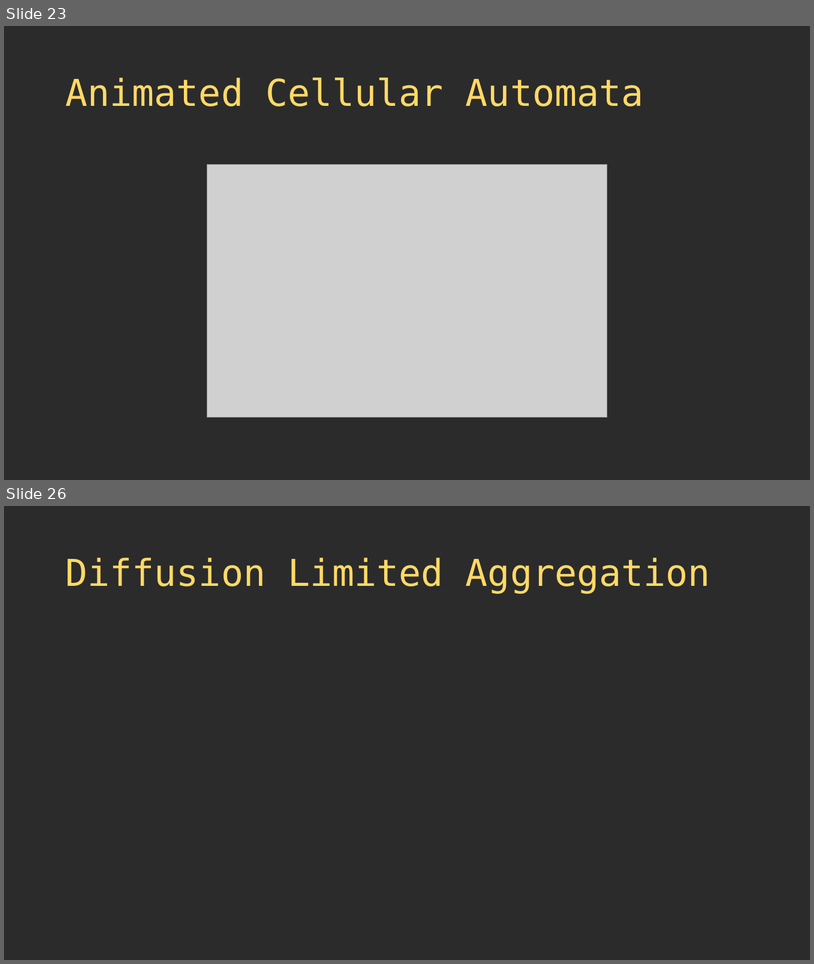
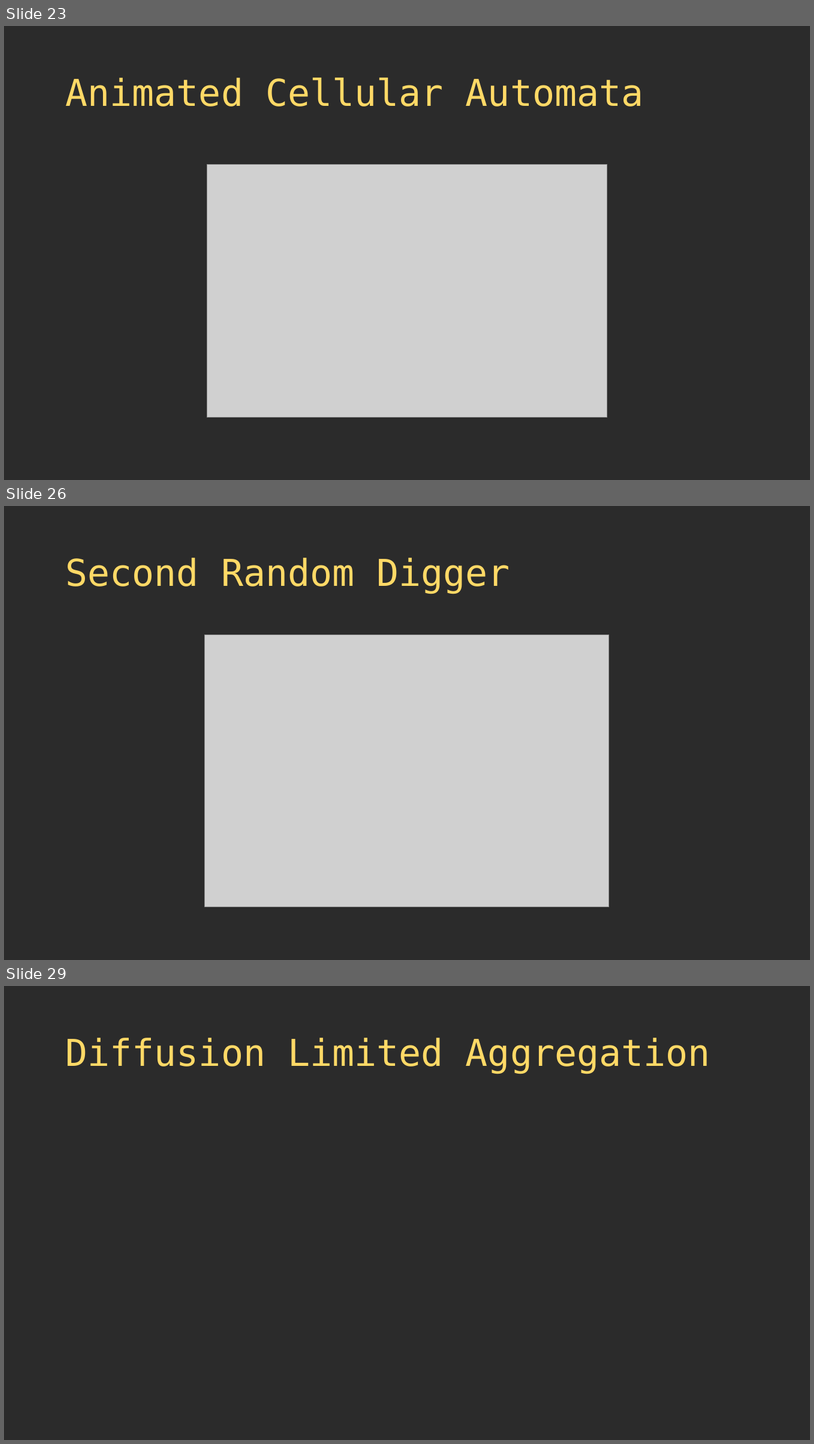
Before and after one commit to thebracket/roguelike-celebration-2020, a slide deck: Procedural Map Generation Techniques.pptx. Shown one above the other, each under a label of ours: slides 23 and 26 before the commit, slides 23, 26 and 29 after it; the slides between them are not shown. The pictures are 814x964 and 814x1444 pixels, drawn with LibreOffice and Linux fonts; fonts in the diff are those of the drawing; grey boxes stand for pictures; background and template pictures are left out; a plain dark background stands for a picture behind light text. Boxes give left, top, right and bottom in pixels: in the first picture for what was removed or moved away, otherwise in the second. Text is boxed around its words. In the diff, an @@ line names an element or a change of style, - is before the commit and + after.

```diff
--- a/Procedural Map Generation Techniques.pptx
+++ b/Procedural Map Generation Techniques.pptx
@@ slide 26 added at <box>4,506,810,960</box>, background picture (left out) @@
@@ title added at <box>65,558,510,594</box>, 44 pt, text #FFD966 @@
+Second Random Digger
@@ picture added at <box>205,635,609,907</box> @@
@@ what was slide 26 is now slide 29 @@
```
Also in this commit, not shown: 1 slide changed, 3 other slides added, 1 slide removed, 4 other files.
